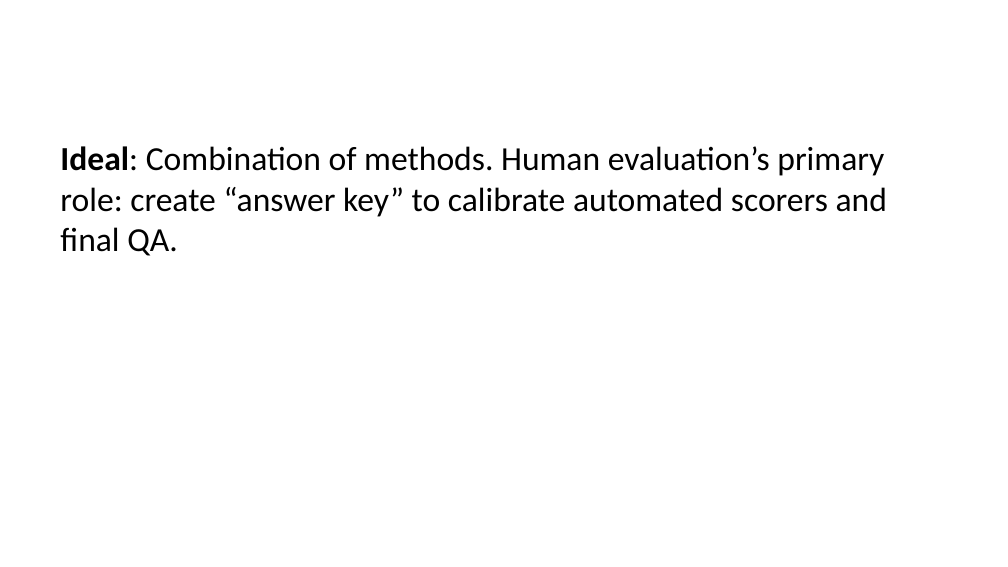
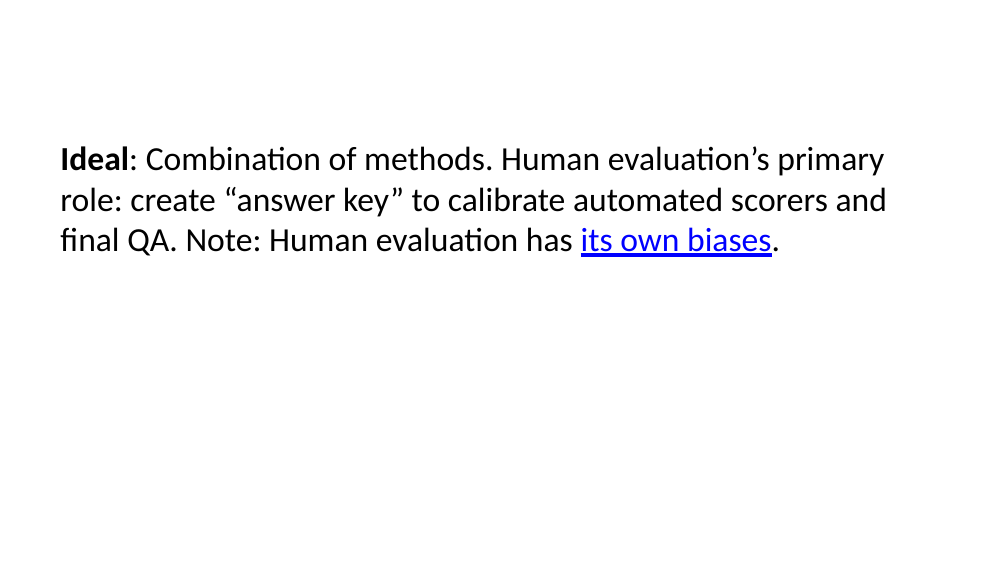
Before and after one commit to littlehifive/taf-ai-eval-pre, a slide deck: slide 31 of presentation/ai_eval_presentation.pptx (slide 29 before the commit). Drawn at 1008x567 pixels with LibreOffice and Linux fonts; fonts in the diff are those of the drawing. Boxes give left, top, right and bottom in pixels: in the first picture for what was removed or moved away, otherwise in the second. Text is boxed around its words. In the diff, an @@ line names an element or a change of style, - is before the commit and + after.

```diff
--- a/presentation/ai_eval_presentation.pptx
+++ b/presentation/ai_eval_presentation.pptx
@@ text at [60, 146, 887, 257]: text changed @@
-Ideal: Combination of methods. Human evaluation’s primary role: create “answer key” to calibrate automated scorers and final QA.
+Ideal: Combination of methods. Human evaluation’s primary role: create “answer key” to calibrate automated scorers and final QA. Note: Human evaluation has its own biases.
```
Also in this commit, not shown: 23 other slides changed, 4 slides added, 1 slide removed, 6 other files.
